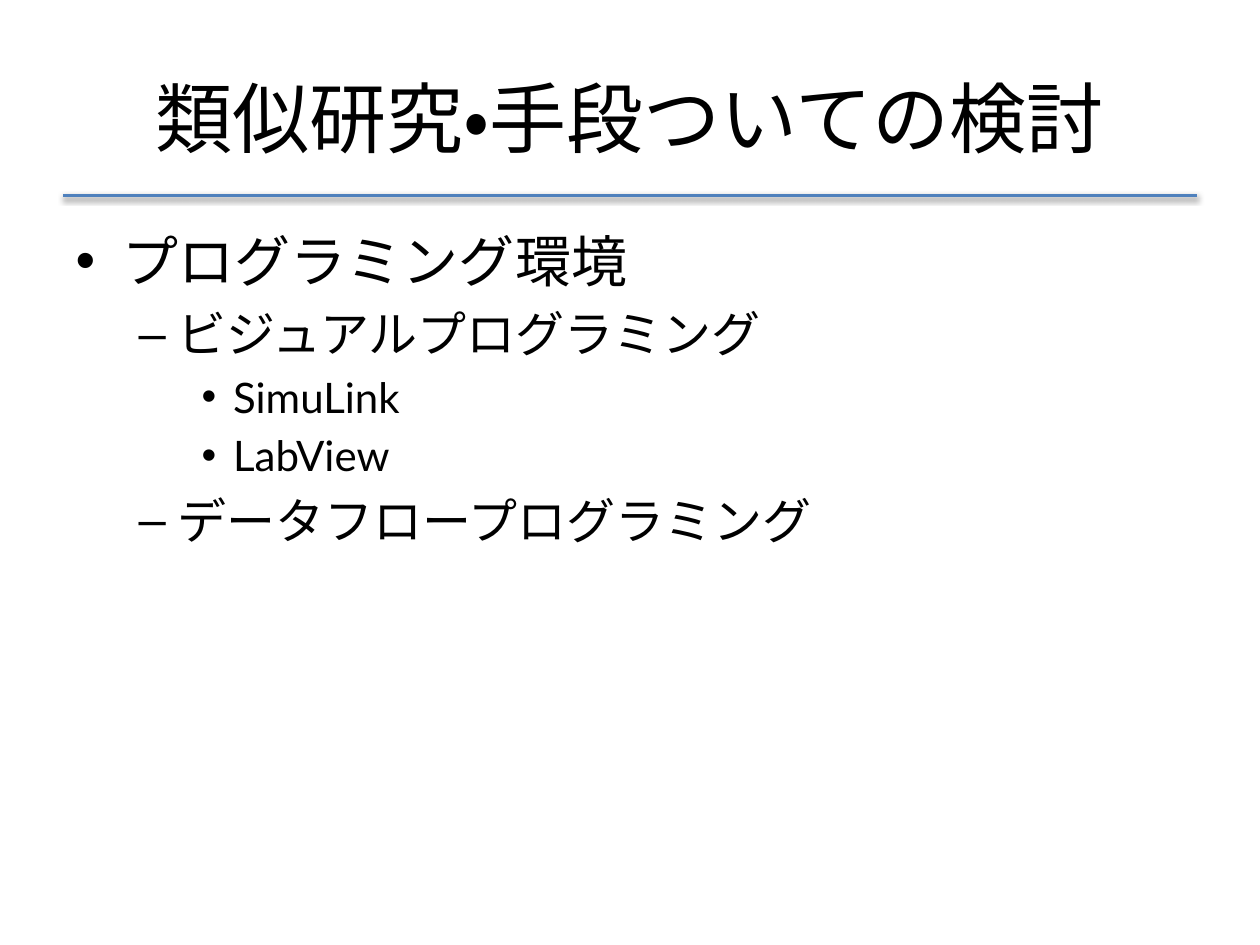
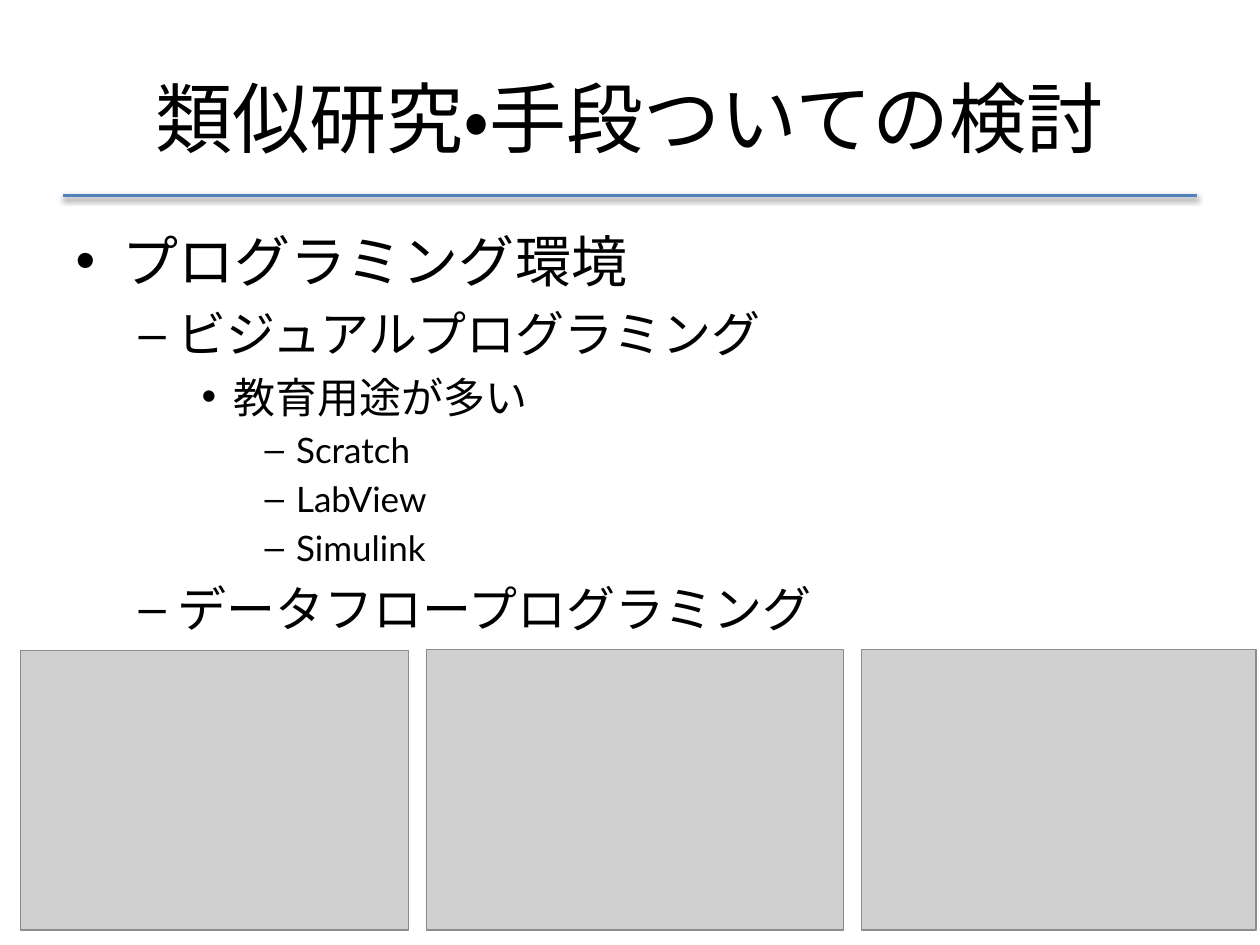
Before and after one commit to f-akazawa/akaz_uecdevelop, a slide deck: slide 13 of doc/中間発表資料.pptx. Drawn at 1260x945 pixels with LibreOffice and Linux fonts; fonts in the diff are those of the drawing; grey boxes stand for pictures. Boxes give left, top, right and bottom in pixels: in the first picture for what was removed or moved away, otherwise in the second. Text is boxed around its words. In the diff, an @@ line names an element or a change of style, - is before the commit and + after.

```diff
--- a/doc/中間発表資料.pptx
+++ b/doc/中間発表資料.pptx
@@ text at [233, 377, 527, 464]: text changed @@
-    • SimuLink
+    • 教育用途が多い
+      – Scratch
@@ text at [296, 486, 426, 513]: size 24 to 20 pt in "LabView"; bullet • to –; list level 3 to 4 in "LabView" @@
@@ text at [296, 535, 426, 562]: paragraph added @@
+      – Simulink
@@ picture added at [20, 650, 408, 930] @@
@@ picture added at [426, 649, 843, 930] @@
@@ picture added at [862, 649, 1256, 930] @@
```
Also in this commit, not shown: 2 other slides changed.
